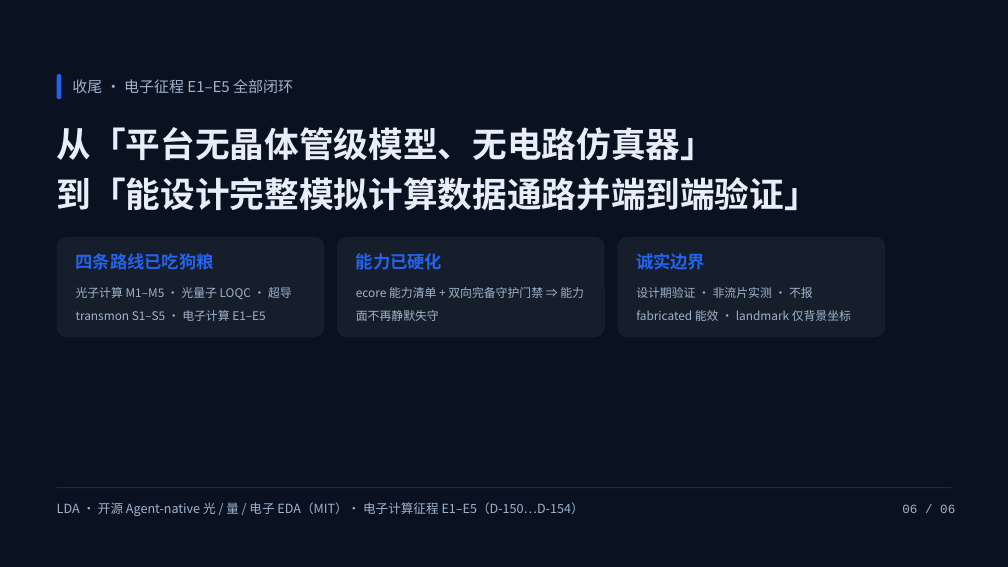
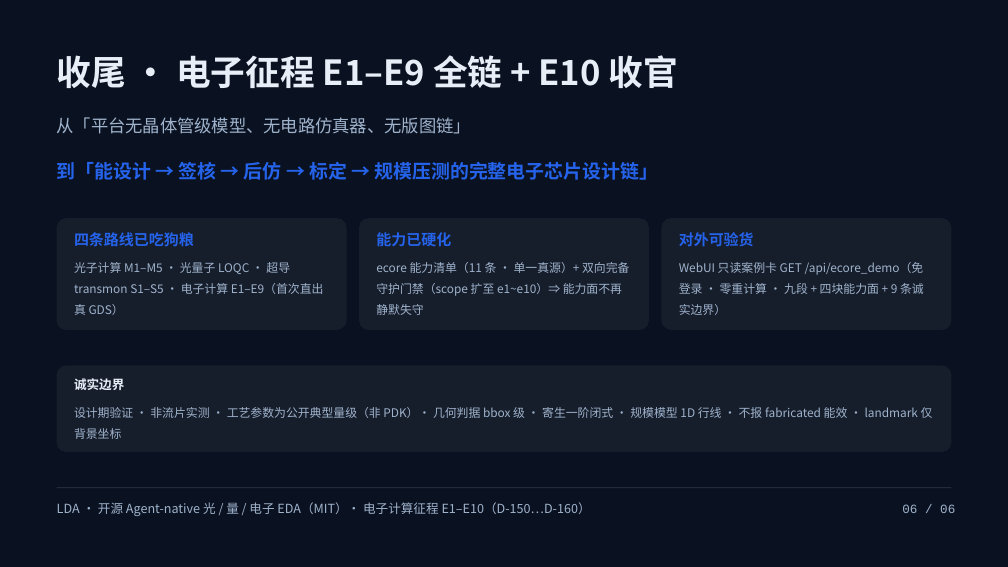
Before and after one commit to iduyuhe/LDA, a slide deck: slide 6 of LDA_电子计算芯片_路演页/LDA_电子计算芯片_路演页.pptx. Drawn at 1008x567 pixels with LibreOffice and Linux fonts; fonts in the diff are those of the drawing. Boxes give left, top, right and bottom in pixels: in the first picture for what was removed or moved away, otherwise in the second. Text is boxed around its words. In the diff, an @@ line names an element or a change of style, - is before the commit and + after.

Commit message:
docs(ecore): E10 收官补记 · 路演页 pptx 重建为 E1–E9 全链（6 页）
对外物料最后一项：LDA_电子计算芯片_路演页（slides 6 张 SlideDSL + pptx）此前仍是
E1–E5 旧口径（五段征程 / 28 判据 / 4 块短板），与已升级的事实源/一页纸/案例卡不一致。

- 6 张 slides 重写：封面（9 段 / 188 判据 / 3571× 压缩比）· 八块真短板（E1–E5 四块 +
  E6–E9 四块）· 九段征程（E1..E9 两列）· 关键结果 E6–E9 四块能力面（版图签核 / 寄生后仿 /
  失配校准 / 规模压力）· 先进性定位（补「自研版图与签核」维度 + 零外部 SPICE/EDA）·
  收尾（E1–E9 全链 + E10 收官 + 对外可验货 /api/ecore_demo）。
- 用 slidep 重建 pptx：34.7 KB · 6 页 · 逐页 {"ok":true,"failures":[]} · 文本核验为 E1–E9 新口径。

零代码改动（不触 lda/**）· 零锚改动 · 账本 476 不变 · CI core 247 不变。

```diff
--- a/LDA_电子计算芯片_路演页/LDA_电子计算芯片_路演页.pptx
+++ b/LDA_电子计算芯片_路演页/LDA_电子计算芯片_路演页.pptx
@@ text at box(57, 55, 678, 88): text changed; size 14.2 to 33 pt; text colour #9FB3CC to #E8EEF7; bold on @@
-收尾 · 电子征程 E1–E5 全部闭环
+收尾 · 电子征程 E1–E9 全链 + E10 收官
@@ rounded rectangle removed at box(57, 74, 61, 99) @@
@@ text at box(57, 117, 471, 134): text changed; size 33 to 16.5 pt; text colour #E8EEF7 to #9FB3CC; bold off @@
-从「平台无晶体管级模型、无电路仿真器」
-到「能设计完整模拟计算数据通路并端到端验证」
+从「平台无晶体管级模型、无电路仿真器、无版图链」
@@ text added at box(57, 162, 658, 180), 18 pt, text #2563EB, bold @@
+到「能设计 → 签核 → 后仿 → 标定 → 规模压测的完整电子芯片设计链」
@@ rounded rectangle: place and size @@
-rounded rectangle at box(57, 237, 324, 337)
+rounded rectangle at box(57, 219, 346, 330)
@@ text "四条路线已吃狗粮": place and size @@
-text "四条路线已吃狗粮" at box(76, 253, 214, 270)
+text "四条路线已吃狗粮" at box(74, 232, 194, 247)
@@ text "四条路线已吃狗粮" at box(74, 232, 194, 247): size 16.5 to 14.2 pt @@
@@ rounded rectangle: place and size @@
-rounded rectangle at box(337, 237, 605, 337)
+rounded rectangle at box(359, 219, 649, 330)
@@ text "能力已硬化" at box(376, 232, 451, 247): size 16.5 to 14.2 pt @@
@@ text "能力已硬化": place and size @@
-text "能力已硬化" at box(356, 253, 442, 270)
+text "能力已硬化" at box(376, 232, 451, 247)
@@ proportions changed in 3 elements at box(57, 219, 346, 330), box(359, 219, 649, 330), box(662, 219, 951, 330) @@
@@ rounded rectangle: place and size @@
-rounded rectangle at box(618, 237, 885, 337)
+rounded rectangle at box(662, 219, 951, 330)
@@ text added at box(679, 232, 754, 247), 14.2 pt, text #2563EB, bold @@
+对外可验货
@@ text at box(74, 262, 324, 315): text changed @@
-光子计算 M1–M5 · 光量子 LOQC · 超导 transmon S1–S5 · 电子计算 E1–E5
+光子计算 M1–M5 · 光量子 LOQC · 超导 transmon S1–S5 · 电子计算 E1–E9（首次直出真 GDS）
@@ text at box(376, 262, 629, 315): text changed @@
-ecore 能力清单 + 双向完备守护门禁 ⇒ 能力面不再静默失守
+ecore 能力清单（11 条 · 单一真源）+ 双向完备守护门禁（scope 扩至 e1~e10）⇒ 能力面不再静默失守
@@ text added at box(679, 262, 924, 315), 11.2 pt, text #9FB3CC @@
+WebUI 只读案例卡 GET /api/ecore_demo（免登录 · 零重计算 · 九段 + 四块能力面 + 9 条诚实边界）
@@ text removed at box(636, 287, 851, 321) @@
-设计期验证 · 非流片实测 · 不报 fabricated 能效 · landmark 仅背景坐标
@@ rounded rectangle added at box(57, 365, 951, 452), fill #FFFFFF at 5% opacity @@
@@ text "诚实边界": place and size @@
-text "诚实边界" at box(636, 253, 705, 270)
+text "诚实边界" at box(74, 378, 124, 390)
@@ text "诚实边界" at box(74, 378, 124, 390): size 16.5 to 12 pt, text colour #2563EB to #E8EEF7 @@
@@ text added at box(74, 407, 933, 439), 11.2 pt, text #9FB3CC @@
+设计期验证 · 非流片实测 · 工艺参数为公开典型量级（非 PDK）· 几何判据 bbox 级 · 寄生一阶闭式 · 规模模型 1D 行线 · 不报 fabricated 能效 · landmark 仅背景坐标
@@ text at box(57, 502, 591, 516): text changed @@
-LDA · 开源 Agent-native 光 / 量 / 电子 EDA（MIT）· 电子计算征程 E1–E5（D-150…D-154）
+LDA · 开源 Agent-native 光 / 量 / 电子 EDA（MIT）· 电子计算征程 E1–E10（D-150…D-160）
```
Also in this commit, not shown: 4 other slides changed, 1 slide added, 1 slide removed, 6 other files.
